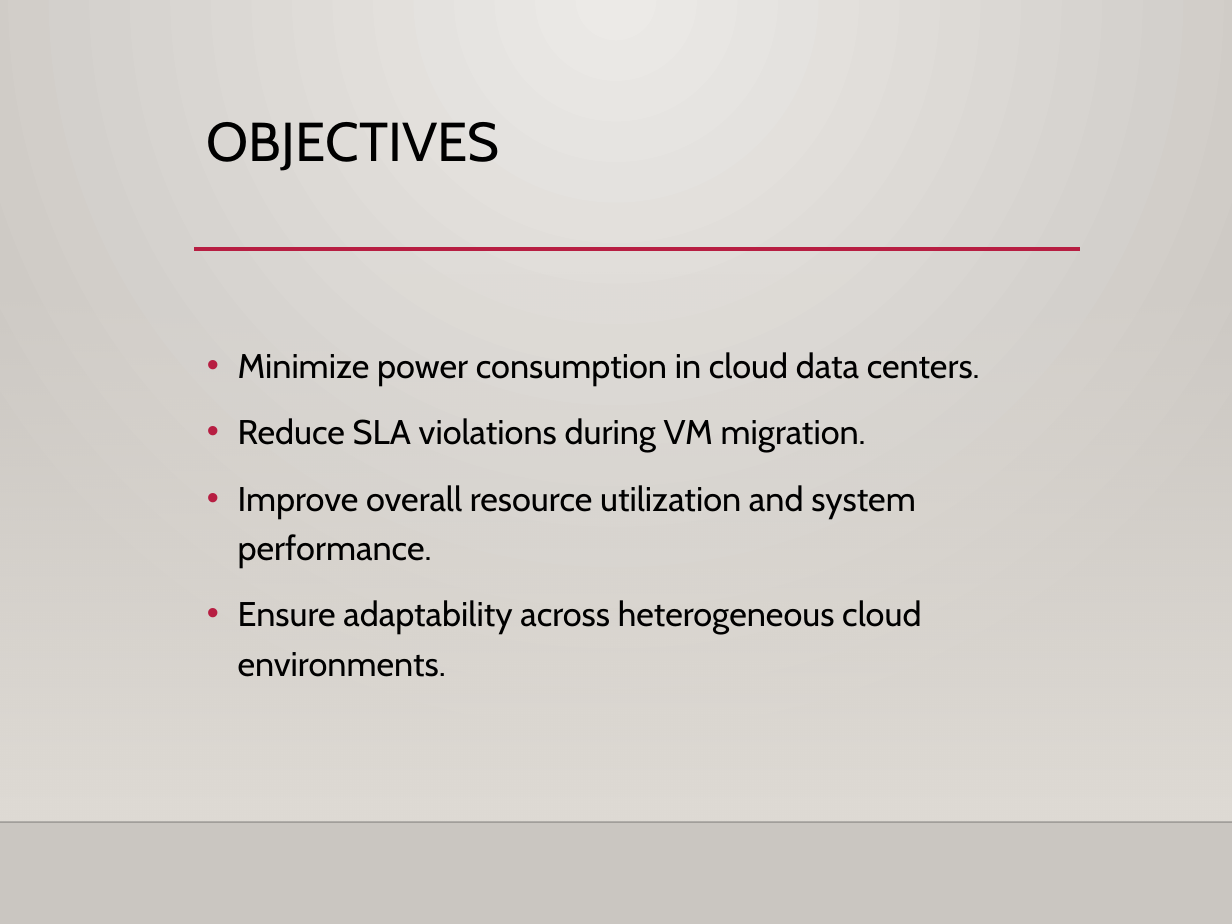
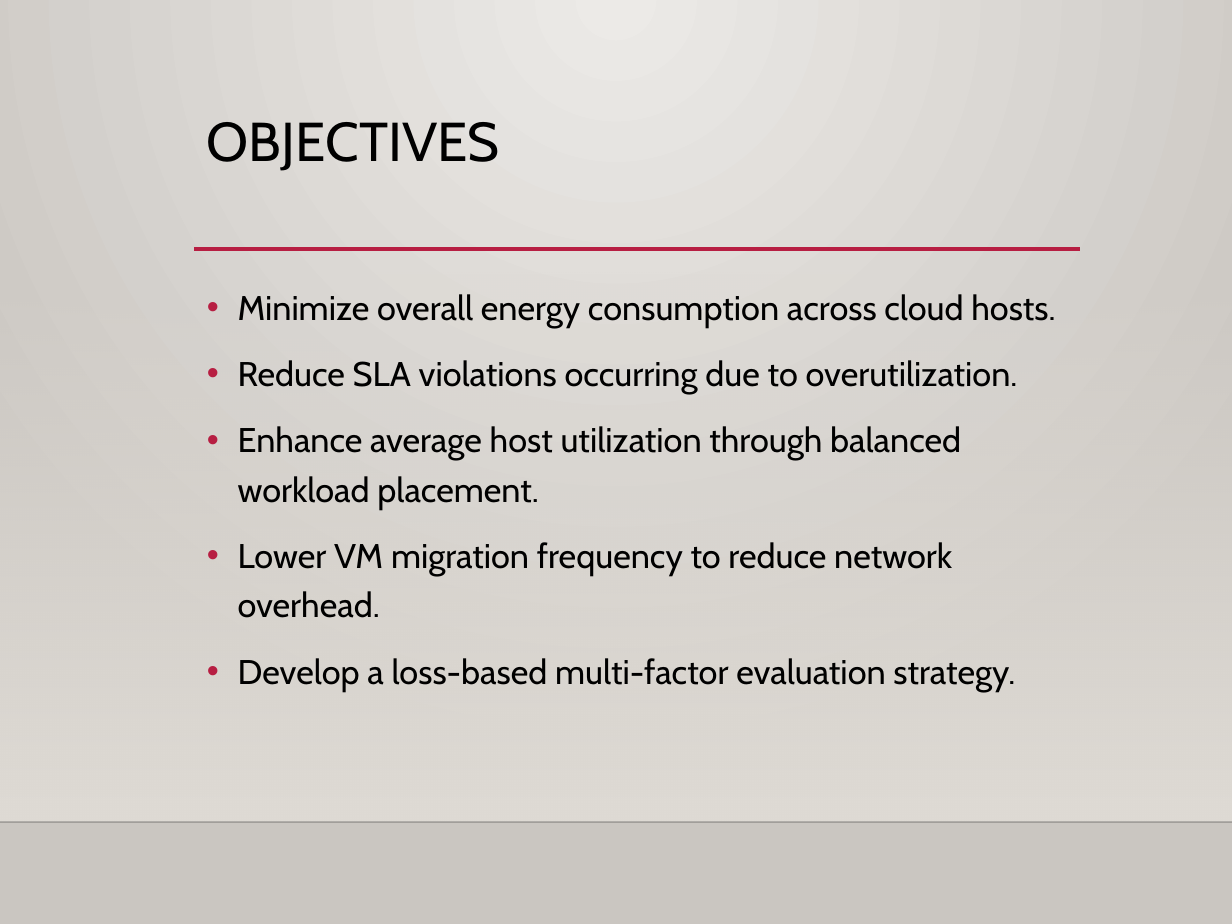
Before and after one commit to jaytomar19/Pbl_Jay-Pratap-Singh-Tomar, a slide deck: slide 7 of PBL PPT.pptx (slide 8 before the commit). Drawn at 1232x924 pixels with LibreOffice and Linux fonts; fonts in the diff are those of the drawing; background and template pictures are left out. Boxes give left, top, right and bottom in pixels: in the first picture for what was removed or moved away, otherwise in the second. Text is boxed around its words. In the diff, an @@ line names an element or a change of style, - is before the commit and + after.

```diff
--- a/PBL PPT.pptx
+++ b/PBL PPT.pptx
@@ text at [238,294,1055,692]: text changed @@
-• Minimize power consumption in cloud data centers.
-• Reduce SLA violations during VM migration.
-• Improve overall resource utilization and system performance.
-• Ensure adaptability across heterogeneous cloud environments.
+• Minimize overall energy consumption across cloud hosts.
+• Reduce SLA violations occurring due to overutilization.
+• Enhance average host utilization through balanced workload placement.
+• Lower VM migration frequency to reduce network overhead.
+• Develop a loss-based multi-factor evaluation strategy.
```
Also in this commit, not shown: 7 other slides changed, 7 slides added, 2 slides removed.
